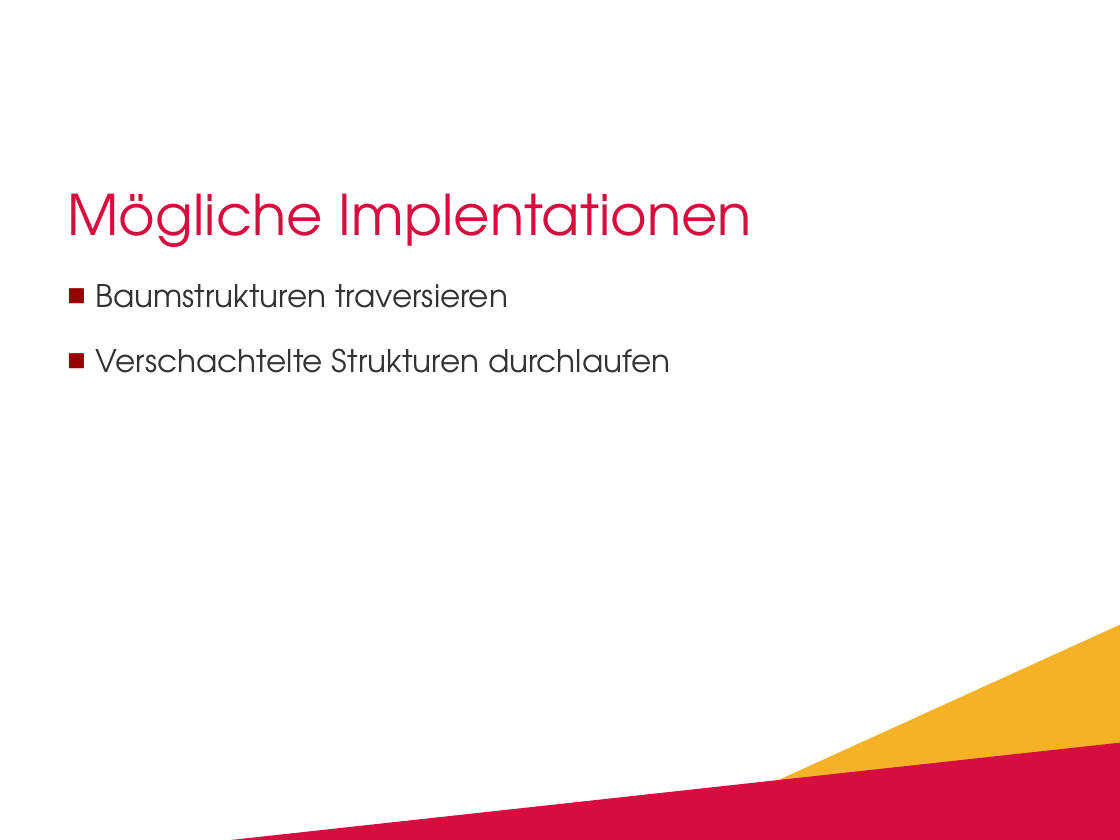
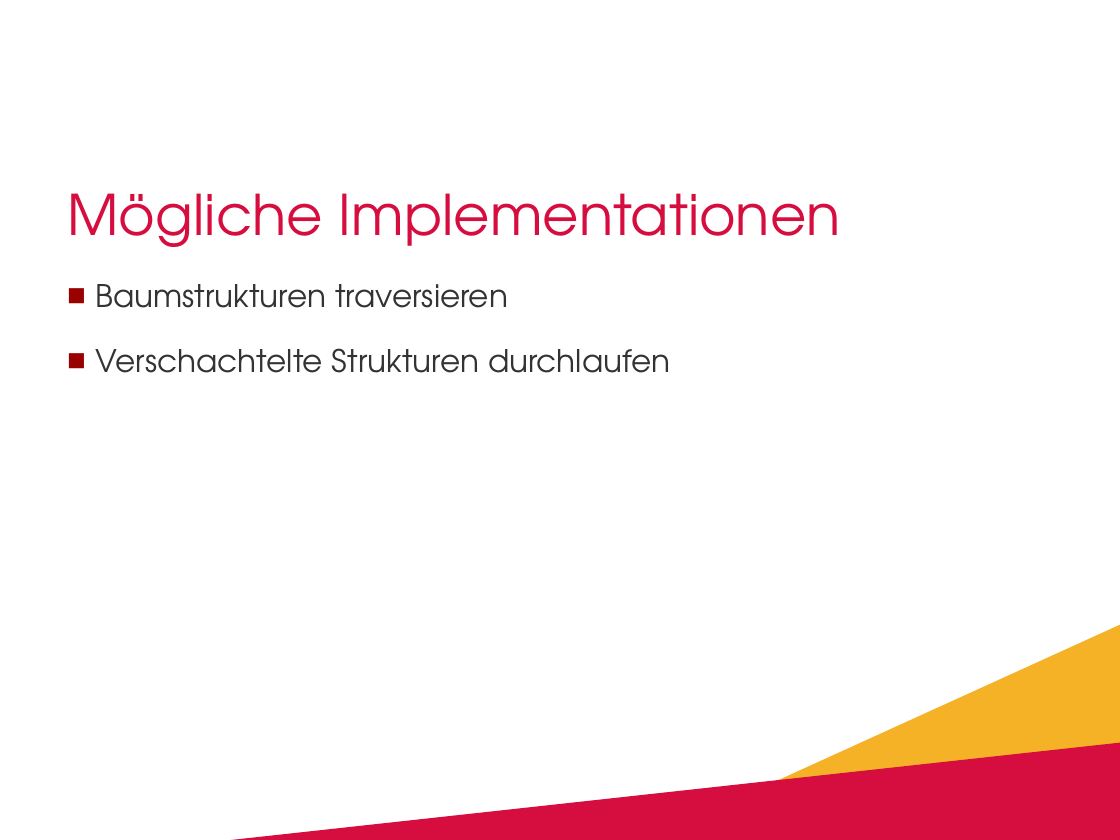
Before and after one commit to reubd1/ch.bfh.bti7081.s2013.red, a slide deck: slide 6 of ch.bfh.red.parent-doc/doc/cs1_tasks/task13_visitor_pattern/P_Task13_visitor_pattern.pptx. Drawn at 1120x840 pixels with LibreOffice and Linux fonts; fonts in the diff are those of the drawing; background and template pictures are left out. Boxes give left, top, right and bottom in pixels: in the first picture for what was removed or moved away, otherwise in the second. Text is boxed around its words. In the diff, an @@ line names an element or a change of style, - is before the commit and + after.

Commit message:
Spelling

```diff
--- a/ch.bfh.red.parent-doc/doc/cs1_tasks/task13_visitor_pattern/P_Task13_visitor_pattern.pptx
+++ b/ch.bfh.red.parent-doc/doc/cs1_tasks/task13_visitor_pattern/P_Task13_visitor_pattern.pptx
@@ title at (x1=67, y1=193, x2=840, y2=247): text changed @@
-Mögliche Implentationen
+Mögliche Implementationen
```
